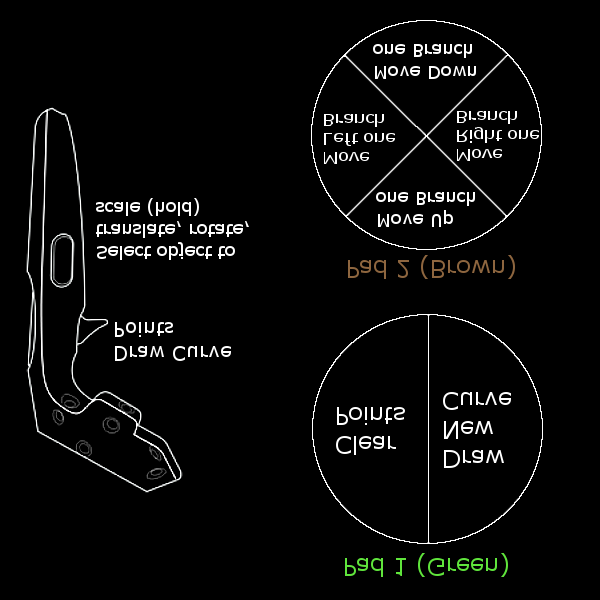
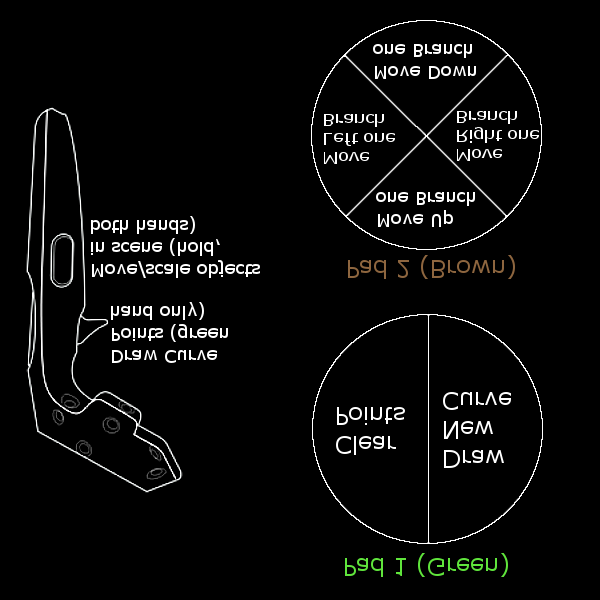
Two versions of the same layered image (w=600, h=600). Layer-by-layer changes:
hid "Select object to translate, ro..." over (96, 198, 249, 260)
added layer "Move/scale objects in scene (h..." above "Draw Curve Points (green hand ..." over (91, 216, 260, 278)
added layer "Draw Curve Points (green hand ..." above "Draw Curve Points" over (111, 302, 228, 363)
hid "Draw Curve Points" over (115, 322, 231, 361)
